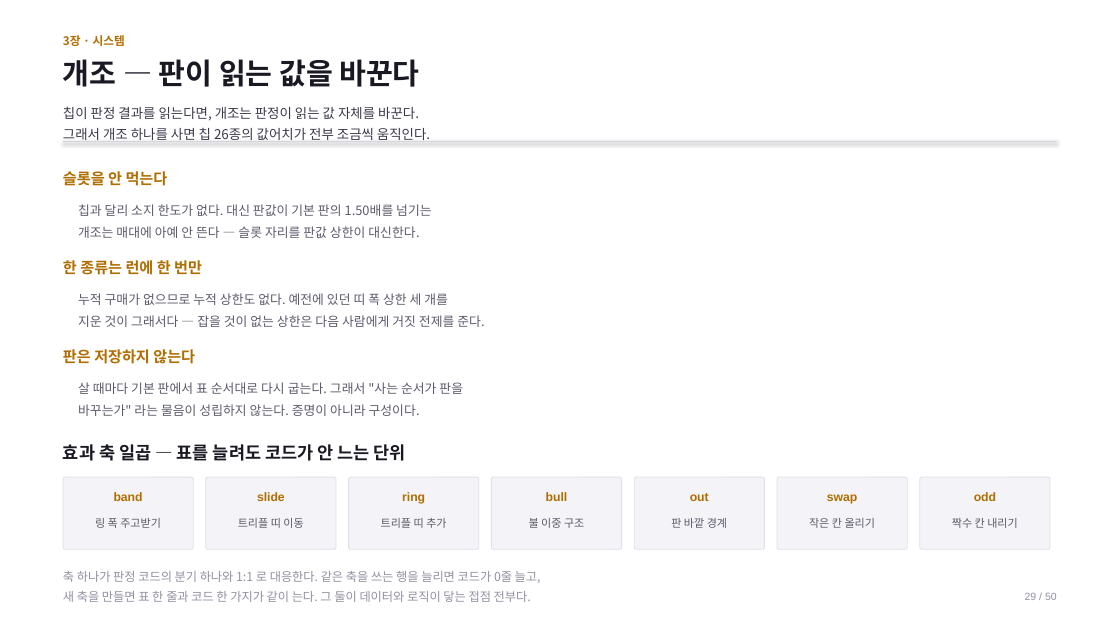
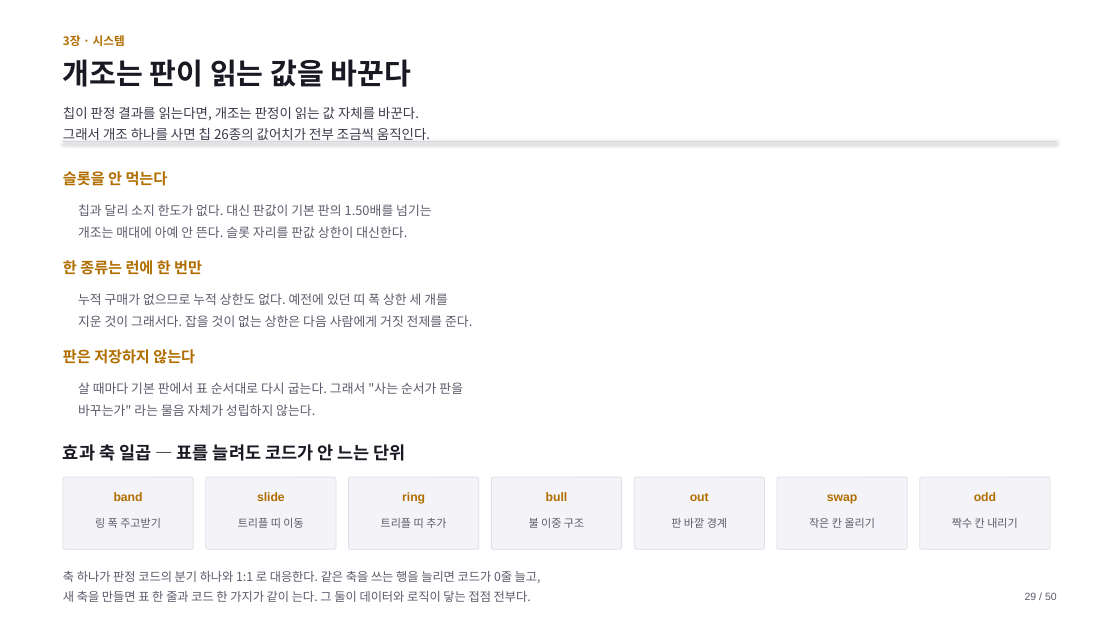
Before and after one commit to GGbong69/test-03, a slide deck: slide 29 of docs/기획서.pptx. Drawn at 1120x630 pixels with LibreOffice and Linux fonts; fonts in the diff are those of the drawing. Boxes give left, top, right and bottom in pixels: in the first picture for what was removed or moved away, otherwise in the second. Text is boxed around its words. In the diff, an @@ line names an element or a change of style, - is before the commit and + after.

```diff
--- a/docs/기획서.pptx
+++ b/docs/기획서.pptx
@@ text at [63,59,410,87]: text changed @@
-개조 — 판이 읽는 값을 바꾼다
+개조는 판이 읽는 값을 바꾼다
@@ text at [78,226,407,238]: text changed @@
-개조는 매대에 아예 안 뜬다 — 슬롯 자리를 판값 상한이 대신한다.
+개조는 매대에 아예 안 뜬다. 슬롯 자리를 판값 상한이 대신한다.
@@ text at [78,315,472,327]: text changed @@
-지운 것이 그래서다 — 잡을 것이 없는 상한은 다음 사람에게 거짓 전제를 준다.
+지운 것이 그래서다. 잡을 것이 없는 상한은 다음 사람에게 거짓 전제를 준다.
@@ text at [78,404,315,416]: text changed @@
-바꾸는가" 라는 물음이 성립하지 않는다. 증명이 아니라 구성이다.
+바꾸는가" 라는 물음 자체가 성립하지 않는다.
@@ text "축 하나가 판정 코드의 분기 ..." at [63,571,541,602]: text colour #9490A1 to #5E5A6B @@
@@ text "29 / 50" at [1025,592,1057,600]: text colour #9490A1 to #5E5A6B @@
```
Also in this commit, not shown: 49 other slides changed.
